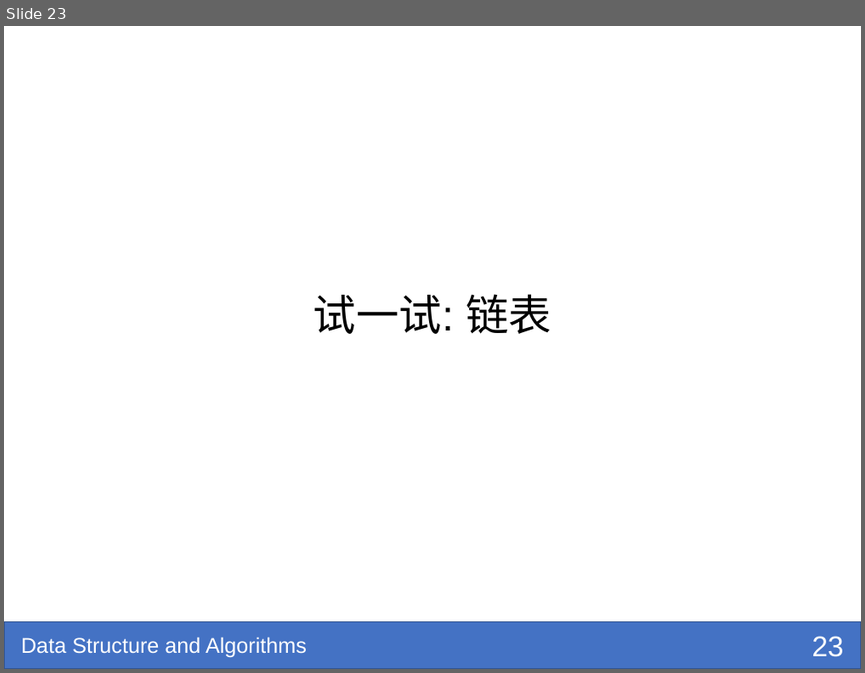
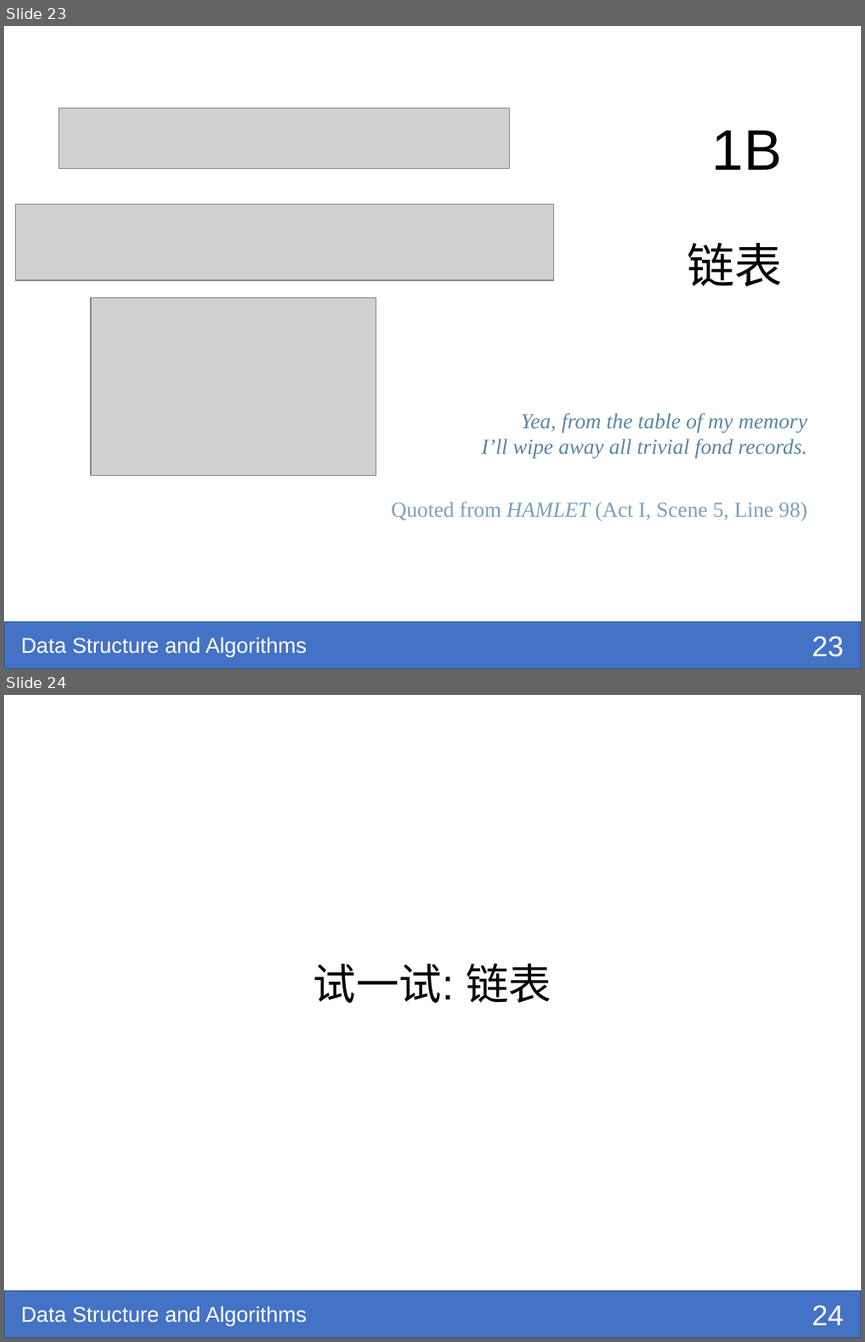
Before and after one commit to shzaiz/dx-public, a slide deck: notes/notes/ds-algo/ch1-c-review.pptx. Shown one above the other, each under a label of ours: slide 23 before the commit, slides 23 and 24 after it. The pictures are 865x673 and 865x1342 pixels, drawn with LibreOffice and Linux fonts; fonts in the diff are those of the drawing; grey boxes stand for pictures; background and template pictures are left out. Boxes give left, top, right and bottom in pixels: in the first picture for what was removed or moved away, otherwise in the second. Text is boxed around its words. In the diff, an @@ line names an element or a change of style, - is before the commit and + after.

```diff
--- a/notes/notes/ds-algo/ch1-c-review.pptx
+++ b/notes/notes/ds-algo/ch1-c-review.pptx
@@ slide 23 added at <box>4,26,861,669</box>, background #FFFFFF; not listed: 2 template elements that a slide beside it also shows @@
@@ picture added at <box>59,108,510,169</box> @@
@@ text added at <box>712,130,782,170</box>, 48 pt, text #000000 @@
+1B
@@ picture added at <box>15,204,553,280</box> @@
@@ text added at <box>687,243,782,287</box>, 40 pt, text #000000 @@
+链表
@@ picture added at <box>91,298,375,475</box> @@
@@ text added at <box>482,413,807,459</box>, 18 pt, text #5985A6, italic @@
+Yea, from the table of my memory
+I’ll wipe away all trivial fond records.
@@ text added at <box>391,501,807,521</box>, 18 pt, text #7AA0B8 @@
+Quoted from HAMLET (Act I, Scene 5, Line 98)
@@ page number added at <box>812,635,843,657</box>, 24 pt, text #FFFFFF @@
+23
@@ what was slide 23 is now slide 24 @@
@@ page number at <box>812,1304,843,1325</box>: text changed @@
-23
+24
```
Also in this commit, not shown: 2 slides changed, 13 other files.
